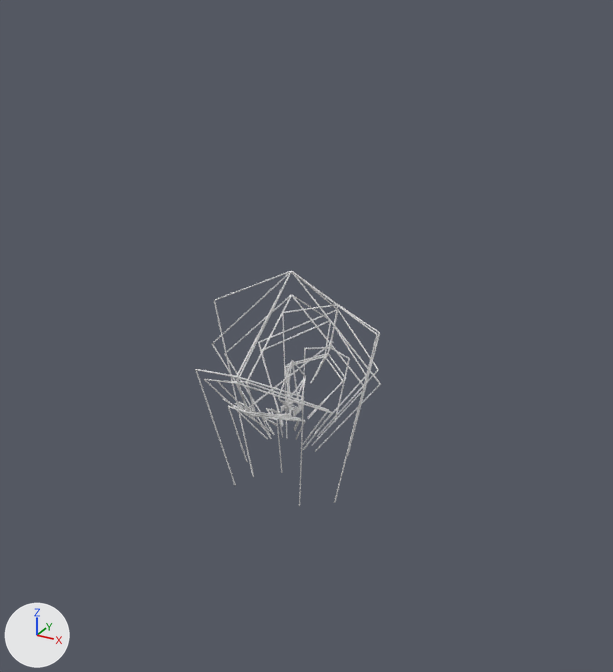
Renders of the Blender file Gabuzomeu_Blender/Gabuzomeu.blend from each side of a commit.
The view is the same before and after, from a 50 mm camera at (167.0, -291.0, 182.0) aimed at (7.0, 0.0, 36.0). Lighting does not change. The marker at lower left points along +X, +Y and +Z.
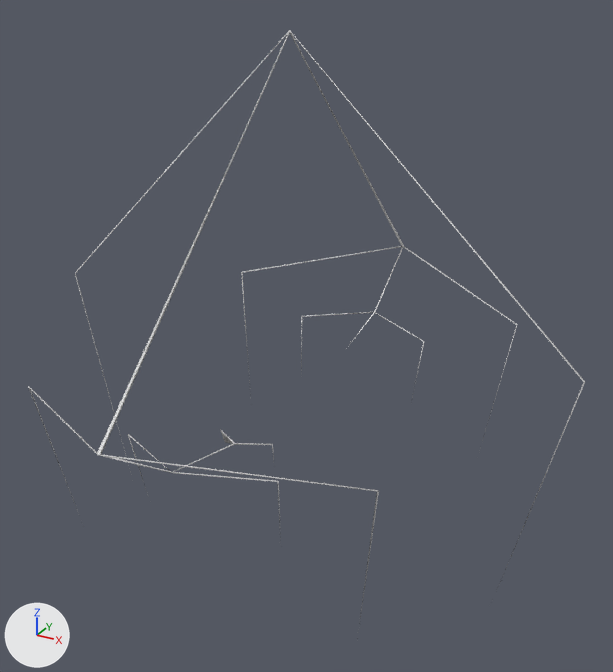
Patch to the scene script:
```diff
--- a/Gabuzomeu_Blender/Gabuzomeu.blend.py
+++ b/Gabuzomeu_Blender/Gabuzomeu.blend.py
@@ me_cube_429 @@
 me_cube_429.from_pydata(...)  # 31 vertices, 0 faces, 30 loose edges; spans x -39.9..39.9, y -43.6..43.6, z -44.0..64.0
-me_cube_429.vertices[0].co = (0.0, 21.5, 5.6)
-me_cube_429.vertices[1].co = (8.9, 24.9, -17.9)
-me_cube_429.vertices[2].co = (11.8, 33.0, 12.8)
-me_cube_429.vertices[3].co = (-11.8, 33.0, 12.8)
-me_cube_429.vertices[4].co = (-8.9, 24.9, -17.9)
-me_cube_429.vertices[5].co = (0.0, 36.7, 14.2)
-me_cube_429.vertices[6].co = (16.6, 23.3, -33.4)
-me_cube_429.vertices[7].co = (25.4, 35.7, 27.7)
-me_cube_429.vertices[8].co = (-25.4, 35.7, 27.7)
-me_cube_429.vertices[9].co = (-16.6, 23.3, -33.4)
-me_cube_429.vertices[10].co = (0.0, 43.6, 33.8)
-me_cube_429.vertices[11].co = (21.8, 0.0, -44.0)
-me_cube_429.vertices[12].co = (39.9, 0.0, 43.5)
-me_cube_429.vertices[13].co = (-39.9, 0.0, 43.5)
-me_cube_429.vertices[14].co = (-21.8, 0.0, -44.0)
-me_cube_429.vertices[16].co = (16.6, -23.3, -33.4)
-me_cube_429.vertices[17].co = (25.4, -35.7, 27.7)
-me_cube_429.vertices[18].co = (-25.4, -35.7, 27.7)
-me_cube_429.vertices[19].co = (-16.6, -23.3, -33.4)
-me_cube_429.vertices[20].co = (0.0, -43.6, 33.8)
-me_cube_429.vertices[21].co = (8.9, -24.9, -17.9)
-me_cube_429.vertices[22].co = (11.8, -33.0, 12.8)
-me_cube_429.vertices[23].co = (-11.8, -33.0, 12.8)
-me_cube_429.vertices[24].co = (-8.9, -24.9, -17.9)
-me_cube_429.vertices[25].co = (0.0, -36.7, 14.2)
-me_cube_429.vertices[26].co = (3.5, -14.8, -7.1)
-me_cube_429.vertices[27].co = (4.7, -19.6, 5.1)
-me_cube_429.vertices[28].co = (-4.7, -19.6, 5.1)
-me_cube_429.vertices[29].co = (-3.5, -14.8, -7.1)
-me_cube_429.vertices[30].co = (0.0, -21.5, 5.6)
-me_cube_429.vertices[15].co = (0.0, 0.0, 64.0)
+# me_cube_429 part 1
+me_cube_429.vertices[0].co = (0.0, 46.7, 5.2)
+me_cube_429.vertices[1].co = (31.2, 64.0, -23.6)
+me_cube_429.vertices[2].co = (34.2, 70.2, 11.7)
+me_cube_429.vertices[3].co = (-34.2, 70.2, 11.7)
+me_cube_429.vertices[4].co = (-31.2, 64.0, -23.6)
+me_cube_429.vertices[5].co = (0.0, 86.9, 14.5)
+me_cube_429.vertices[6].co = (65.9, 67.7, -49.9)
+me_cube_429.vertices[7].co = (76.5, 78.6, 26.3)
+me_cube_429.vertices[8].co = (-76.5, 78.6, 26.3)
+me_cube_429.vertices[9].co = (-65.9, 67.7, -49.9)
+me_cube_429.vertices[10].co = (0.0, 121.9, 40.8)
+me_cube_429.vertices[11].co = (97.0, 0.0, -73.4)
+me_cube_429.vertices[12].co = (122.6, 0.0, 42.1)
+me_cube_429.vertices[13].co = (-122.6, 0.0, 42.1)
+me_cube_429.vertices[14].co = (-97.0, 0.0, -73.4)
+# me_cube_429 part 2
+me_cube_429.vertices[16].co = (65.9, -67.7, -49.9)
+me_cube_429.vertices[17].co = (76.5, -78.6, 26.3)
+me_cube_429.vertices[18].co = (-76.5, -78.6, 26.3)
+me_cube_429.vertices[19].co = (-65.9, -67.7, -49.9)
+me_cube_429.vertices[20].co = (0.0, -121.9, 40.8)
+me_cube_429.vertices[21].co = (31.2, -64.0, -23.6)
+me_cube_429.vertices[22].co = (34.2, -70.2, 11.7)
+me_cube_429.vertices[23].co = (-34.2, -70.2, 11.7)
+me_cube_429.vertices[24].co = (-31.2, -64.0, -23.6)
+me_cube_429.vertices[25].co = (0.0, -86.9, 14.5)
+me_cube_429.vertices[26].co = (11.4, -35.0, -8.6)
+me_cube_429.vertices[27].co = (12.5, -38.4, 4.3)
+me_cube_429.vertices[28].co = (-12.5, -38.4, 4.3)
+me_cube_429.vertices[29].co = (-11.4, -35.0, -8.6)
+me_cube_429.vertices[30].co = (0.0, -46.7, 5.2)
+# me_cube_429 part 3
+me_cube_429.vertices[15].co = (0.0, 0.0, 158.5)
@@ ob_cube_001 @@
-ob_cube_001 = bpy.data.objects.new('Cube.001', me_cube_423)
@@ ob_cube_002 @@
-ob_cube_002 = bpy.data.objects.new('Cube.002', me_cube_424)
@@ ob_cube_003 @@
-ob_cube_003 = bpy.data.objects.new('Cube.003', me_cube_425)
@@ ob_cube_005 @@
-ob_cube_005 = bpy.data.objects.new('Cube.005', me_cube_427)
@@ ob_cube_007 @@
 _m = ob_cube_007.modifiers.new('Skin', 'SKIN')
 _m.use_smooth_shade = True
+_m = ob_cube_007.modifiers.new('Decimate', 'DECIMATE')
+_m.ratio = 0.0073
```

What differs and where, as boxes (x1, y1, x2, y2) in the pictures (613 x 672 px):
'Cube.007', reshaped, modifiers changed (200% wider, 154% taller)
    before: (195, 271, 380, 507)
    after: (28, 30, 585, 631)
'Cube.001', deleted
    before: (204, 273, 381, 452)
'Cube.005', deleted
    before: (218, 295, 366, 446)
'Cube.003', deleted
    before: (278, 360, 306, 416)
'Cube.002', deleted
    before: (222, 342, 334, 439)
